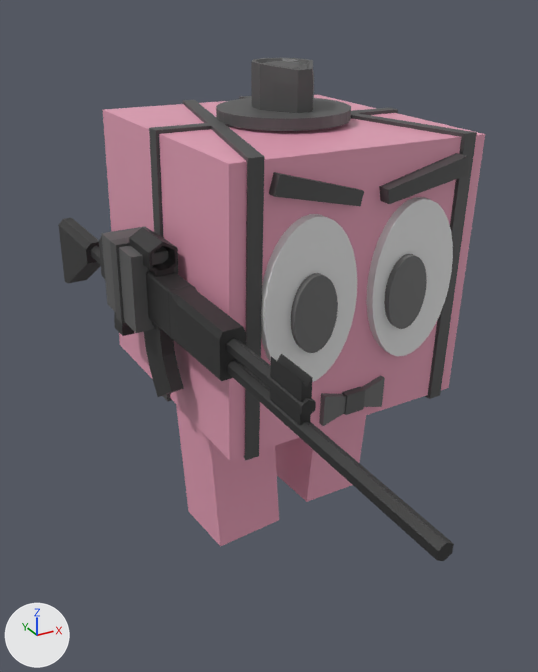
What one commit did to the FBX model Assets/Blender/Bob.fbx.
The view is the same before and after, from a 50 mm lens placed at (-2.78, -4.85, 4.08), pointed at (-0.4, -0.52, 1.92). Every picture has the same lights, and +X, +Y and +Z are marked at lower left.

The first picture shows 'arma_mesh', 'cubo', 'fedora', 'gravata', 'iris_dir', 'iris_esq', 'mao_mecanica', 'olho_dir', 'olho_eq', 'perna_dir', 'perna_esq', 'suspensorio_dir', 'suspensorio_esq'.
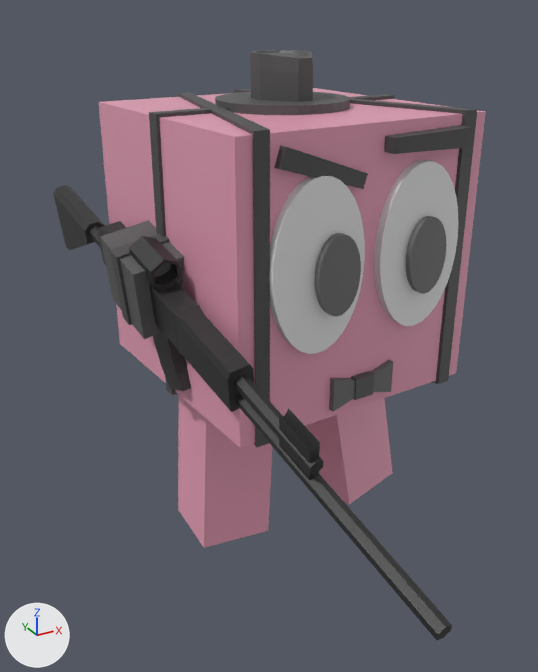
Changed parts and their boxes (x1, y1, x2, y2) in the pictures (538 x 672 px):
'cubo', moved, turned
    before: (102, 95, 485, 461)
    after: (99, 88, 486, 448)
'arma_mesh', moved, turned
    before: (58, 218, 454, 561)
    after: (53, 185, 452, 640)
'olho_dir', moved, turned
    before: (261, 214, 357, 382)
    after: (269, 176, 365, 354)
'olho_eq', moved, turned
    before: (366, 197, 453, 356)
    after: (374, 160, 458, 326)
'perna_dir', moved, turned
    before: (176, 405, 279, 546)
    after: (178, 395, 273, 548)
'suspensorio_dir', moved, turned
    before: (183, 100, 264, 461)
    after: (178, 92, 270, 448)
'perna_esq', moved, turned
    before: (275, 416, 366, 502)
    after: (305, 399, 393, 504)
'fedora', moved, turned
    before: (216, 58, 351, 131)
    after: (215, 50, 350, 115)
'suspensorio_esq', moved, turned
    before: (239, 96, 477, 399)
    after: (234, 89, 478, 384)
'iris_dir', moved
    before: (291, 273, 338, 353)
    after: (315, 233, 361, 316)
'mao_mecanica', moved, turned
    before: (101, 226, 178, 333)
    after: (100, 220, 184, 339)
'iris_esq', moved
    before: (384, 254, 427, 329)
    after: (406, 216, 447, 294)
'gravata', moved
    before: (319, 375, 385, 426)
    after: (329, 360, 393, 412)
'suspensorio_meio', moved, turned
    before: (149, 108, 398, 402)
    after: (149, 94, 395, 395)
'Cube.007', moved, turned
    before: (110, 237, 164, 324)
    after: (110, 233, 169, 325)

The change, as a diff of the scene's bpy script:
```diff
--- a/Assets/Blender/Bob.fbx.py
+++ b/Assets/Blender/Bob.fbx.py
@@ ob_perna_dir @@
 ob_perna_dir = bpy.data.objects.new('perna_dir', me_cube_001)
-ob_perna_dir.location = (-0.496, 0.033, 0.752)
-ob_perna_dir.rotation_euler = (-0.0262, -0.0451, 0.0661)  # degrees (-1.5, -2.6, 3.8)
+ob_perna_dir.location = (-0.558, -0.054, 0.816)
+ob_perna_dir.rotation_euler = (-0.024, 0.0633, -0.0319)  # degrees (-1.4, 3.6, -1.8)
@@ ob_olho_dir @@
 ob_olho_dir = bpy.data.objects.new('olho_dir', me_cylinder)
-ob_olho_dir.location = (-0.379, -1.011, 2.344)
-ob_olho_dir.rotation_euler = (0.0436, -0.00205, 0.0468)  # degrees (2.5, -0.1, 2.7)
+ob_olho_dir.location = (-0.347, -1.042, 2.588)
+ob_olho_dir.rotation_euler = (0.0, 0.0, 0.0781)  # degrees (0, 0, 4.5)
@@ ob_iris_esq @@
 ob_iris_esq = bpy.data.objects.new('iris_esq', me_cylinder_001)
-ob_iris_esq.location = (0.386, -1.054, 2.291)
+ob_iris_esq.location = (0.533, -1.064, 2.536)
 ob_iris_esq.rotation_euler = (0.0436, -0.00205, 0.0468)  # degrees (2.5, -0.1, 2.7)
@@ ob_perna_esq @@
 ob_perna_esq = bpy.data.objects.new('perna_esq', me_cube_003)
-ob_perna_esq.location = (0.483, 0.111, 0.796)
-ob_perna_esq.rotation_euler = (0.0402, 0.0605, 0.098)  # degrees (2.3, 3.5, 5.6)
+ob_perna_esq.location = (0.591, -0.014, 0.815)
+ob_perna_esq.rotation_euler = (-0.0977, -0.125, 0.218)  # degrees (-5.6, -7.2, 12)
@@ ob_olho_eq @@
 ob_olho_eq = bpy.data.objects.new('olho_eq', me_cylinder_005)
-ob_olho_eq.location = (0.474, -0.971, 2.346)
-ob_olho_eq.rotation_euler = (0.0436, -0.00205, 0.0468)  # degrees (2.5, -0.1, 2.7)
+ob_olho_eq.location = (0.505, -0.975, 2.588)
+ob_olho_eq.rotation_euler = (0.0, 0.0, 0.0781)  # degrees (0, 0, 4.5)
@@ ob_fedora @@
 ob_fedora = bpy.data.objects.new('fedora', me_cylinder_004)
-ob_fedora.location = (-0.006, -0.024, 3.549)
-ob_fedora.rotation_euler = (0.0377, -0.0206, 0.0393)  # degrees (2.2, -1.2, 2.3)
+ob_fedora.location = (0.0, 0.002, 3.61)
+ob_fedora.rotation_euler = (0.0, 0.0, 0.0781)  # degrees (0, 0, 4.5)
@@ ob_gravata @@
 ob_gravata = bpy.data.objects.new('gravata', me_cube_006)
-ob_gravata.location = (0.049, -0.957, 1.486)
+ob_gravata.location = (0.08, -1.016, 1.63)
 ob_gravata.rotation_euler = (0.0465, -0.00463, 0.052)  # degrees (2.7, -0.3, 3)
@@ ob_iris_dir @@
 ob_iris_dir = bpy.data.objects.new('iris_dir', me_cylinder_006)
-ob_iris_dir.location = (-0.378, -1.09, 2.289)
+ob_iris_dir.location = (-0.23, -1.124, 2.536)
 ob_iris_dir.rotation_euler = (0.0436, -0.00205, 0.0468)  # degrees (2.5, -0.1, 2.7)
@@ ob_mao_mecanica @@
 ob_mao_mecanica = bpy.data.objects.new('mao_mecanica', me_cube_004)
-ob_mao_mecanica.location = (-1.053, -0.024, 2.341)
-ob_mao_mecanica.rotation_euler = (0.0551, -0.0111, 0.0454)  # degrees (3.2, -0.6, 2.6)
+ob_mao_mecanica.location = (-1.044, -0.06, 2.353)
+ob_mao_mecanica.rotation_euler = (0.238, -0.173, 0.0377)  # degrees (14, -10, 2.2)
@@ ob_arma_mesh @@
 ob_arma_mesh = bpy.data.objects.new('arma_mesh', me_cube_024)
-ob_arma_mesh.location = (-1.133, -0.253, 2.218)
-ob_arma_mesh.rotation_euler = (0.0551, -0.0111, 0.0454)  # degrees (3.2, -0.6, 2.6)
+ob_arma_mesh.location = (-1.099, -0.261, 2.179)
+ob_arma_mesh.rotation_euler = (0.238, -0.173, 0.0377)  # degrees (14, -10, 2.2)
@@ ob_cubo @@
 ob_cubo = bpy.data.objects.new('cubo', me_cube_012)
-ob_cubo.location = (0.0, 0.025, 2.34)
-ob_cubo.rotation_euler = (0.0436, -0.00204, 0.0468)  # degrees (2.5, -0.1, 2.7)
+ob_cubo.location = (0.0, 0.0, 2.439)
+ob_cubo.rotation_euler = (0.0, 0.0, 0.0781)  # degrees (0, 0, 4.5)
```
